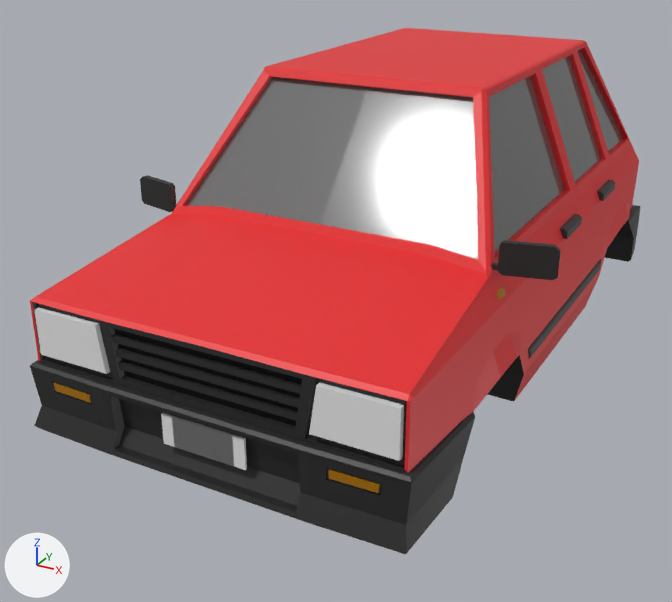
One commit to the glTF model src/static/models/hatchback/chassis.glb: the scene before it, then after it.
Rendered twice from a camera (50 mm lens) standing at (1.04, -2.55, 1.08) and looking at (-0.09, -0.48, 0.05). Lighting does not change. The marker at lower left points along +X, +Y and +Z. The older version comes first. Where no turn or scale is listed for an object, it has been applied to the vertices. Vertices at exactly the same position are counted once.

Objects in the first picture: 'Car'.
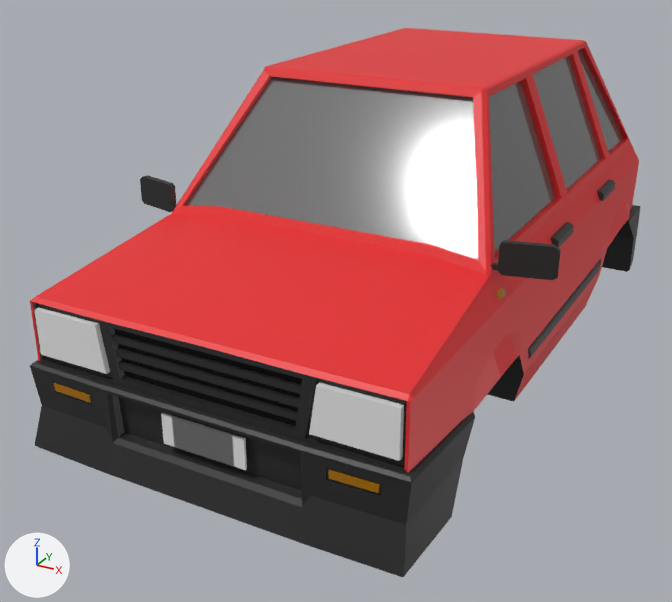
Commit message: update buzzbox model

Patch to the scene script:
```diff
--- a/src/static/models/hatchback/chassis.glb.py
+++ b/src/static/models/hatchback/chassis.glb.py
@@ me_plane @@
 # used by ob_car; location = (0.0, 0.0, 0.0)
 # verts and faces of me_plane; kept vertices keep their numbers, new ones are numbered from 815
 # before: 389 (0.46, 0.58, -0.06), 392 (0.46, 0.51, -0.06) at pixel (620, 260), 393 (0.0, 0.58, -0.06), 409 (0.0, 0.51, -0.06), 575 (0.49, 0.51, -0.06) at pixel (627, 261)
 # before: 576 (0.5, 0.51, -0.06) at pixel (630, 260), 577 (0.48, 0.6, -0.06), 578 (0.49, 0.61, -0.06) at pixel (634, 251), 579 (0.0, 0.62, -0.06), 580 (0.0, 0.61, -0.06)
 # before: 597 (-0.46, 0.58, -0.06), 600 (-0.46, 0.51, -0.06), 733 (-0.49, 0.51, -0.06), 734 (-0.5, 0.51, -0.06), 735 (-0.48, 0.6, -0.06)
 # before: 736 (-0.49, 0.61, -0.06)
-me_plane.from_pydata(...)  # 815 vertices, 1556 faces; spans x -0.57..0.57, y -1.25..0.63, z -0.06..0.67
+me_plane.from_pydata(...)  # 817 vertices, 1560 faces; spans x -0.57..0.57, y -1.26..0.63, z -0.11..0.67
+# me_plane part 1: the loose piece of 10 vertices spanning x 0.44..0.47, y -0.27..-0.14, z 0.26..0.29 is moved by (0.0, -0.08, 0.0)
+# me_plane part 2
+# 11 vertices are removed from x -0.24..0.24, y -1.25..-1.21, z -0.05..-0.01
+# 58 faces are deleted
+# 18 vertices in x -0.47..0.47, y -1.25..-1.23, z -0.06..-0.05 move by (0.0, -0.01, -0.05)
+# 11 vertices in x -0.48..0.48, y -1.06..-1.04, z -0.06 move by (0.0, 0.0, -0.05)
+# 4 vertices move from x -0.48..0.48, y -1.25..-1.24, z -0.06..0.09 to x -0.48..0.48, y -1.26..-1.24, z -0.1..0.09
+# 13 vertices are added at x -0.24..0.24, y -1.26..-1.21, z -0.09..0.09
+# 38 new faces join them, mat_trim (black #272727)
+# 24 new faces join them, mat_numberplate (white #e7e7e7)
+# me_plane part 3
+# 6 faces are deleted
+# 46 vertices in x -0.49..0.49, y -0.13..-0.07, z -0.06..0.67 move by (0.0, -0.08, 0.0)
+# 6 new faces join them, mat_glass (grey #8b8b8b)
+# me_plane part 4
+for i in [389, 392, 393, 409, 575, 577, 580, 597, 600, 733, 735]: verts[i] += (0.0, 0.0, -0.04)
+for i in [576, 578, 579, 734, 736]: verts[i] += (0.0, 0.0, -0.03)
+# other edits to the shape of me_plane do not show in these pictures
 me_plane.materials.append(mat_carpaint)
```

What differs and where, as boxes (x1, y1, x2, y2) in the pictures (672 x 602 px; the box of a moved part takes in the faces that stretch with it):
'Car', reshaped
    before: (30, 28, 641, 554)
    after: (30, 28, 641, 577)
part 1 of me_plane, moved or reshaped
    before: (560, 214, 582, 239)
    after: (551, 222, 574, 248)
part 2 of me_plane, moved or reshaped
    before: (34, 389, 463, 554)
    after: (35, 389, 463, 577)
part 3 of me_plane, moved or reshaped
    both: (185, 32, 639, 401)
part 4 of me_plane, moved or reshaped
    before: (605, 228, 638, 262)
    after: (602, 228, 638, 272)
